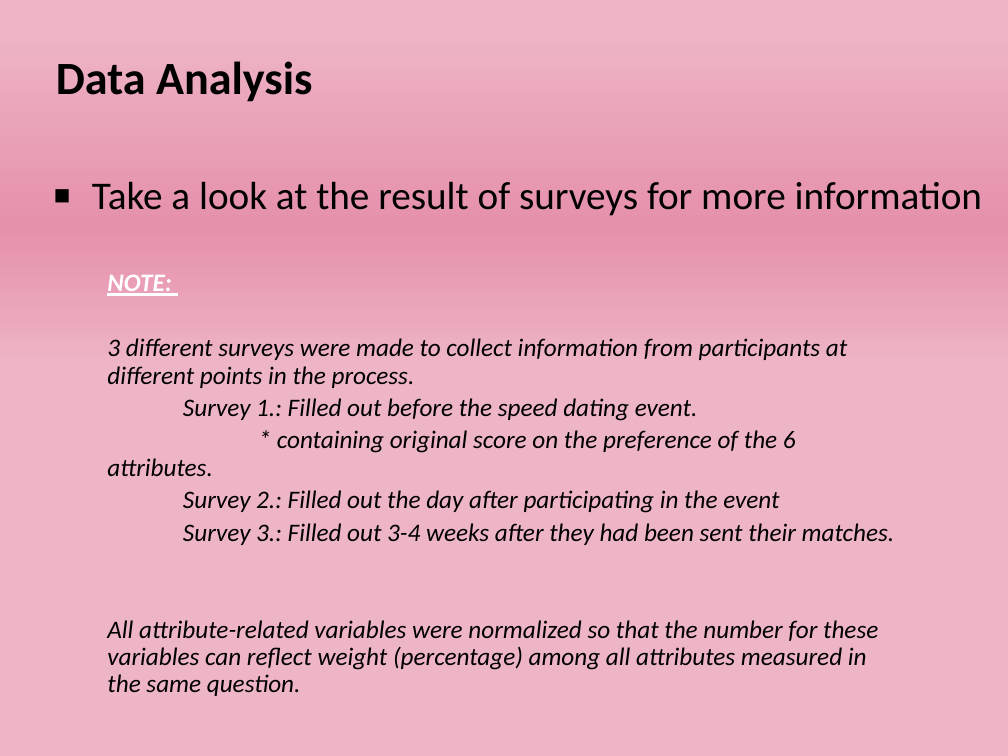
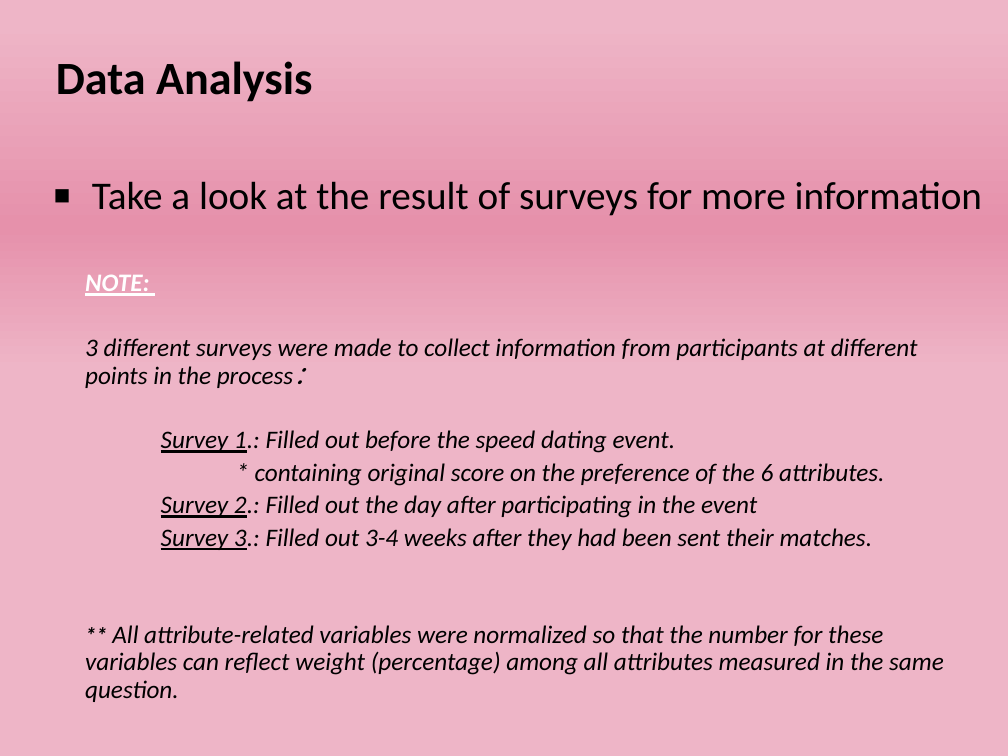
Before and after one commit to nycdatasci/bootcamp007_project, a slide deck: slide 8 of Project1-ExploreVis/Boyang_Dai/speed_dating.pptx. Drawn at 1008x756 pixels with LibreOffice and Linux fonts; fonts in the diff are those of the drawing. Boxes give left, top, right and bottom in pixels: in the first picture for what was removed or moved away, otherwise in the second. Text is boxed around its words. In the diff, an @@ line names an element or a change of style, - is before the commit and + after.

Commit message:
Last
Last

```diff
--- a/Project1-ExploreVis/Boyang_Dai/speed_dating.pptx
+++ b/Project1-ExploreVis/Boyang_Dai/speed_dating.pptx
@@ text "NOTE:": place and size @@
-text "NOTE:" at <box>107,274,895,696</box>
+text "NOTE:" at <box>85,274,944,702</box>
@@ text at <box>85,338,918,388</box>: text changed @@
-  3 different surveys were made to collect information from participants at different points in the process.
+  3 different surveys were made to collect information from participants at different points in the process：
@@ text at <box>161,430,873,550</box>: underline on in "Survey 1.:", "Survey 2.:", "Survey 3.:" @@
@@ text at <box>85,625,944,702</box>: text changed @@
-  All attribute-related variables were normalized so that the number for these variables can reflect weight (percentage) among all attributes measured in the same question.
+  ** All attribute-related variables were normalized so that the number for these variables can reflect weight (percentage) among all attributes measured in the same question.
```
Also in this commit, not shown: 2 other slides changed.
